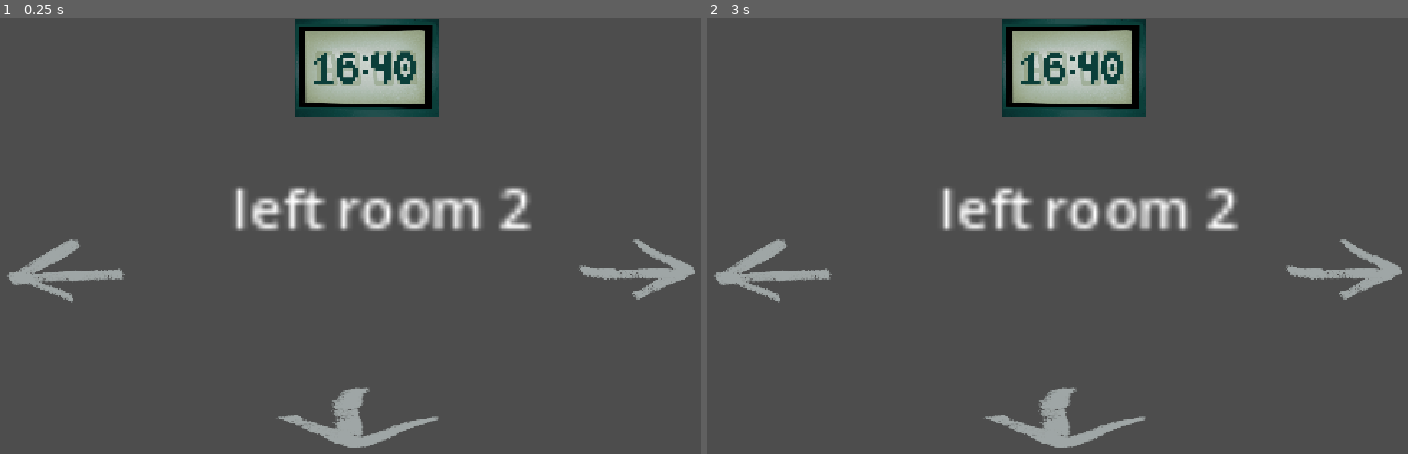
Above: before the commit, frames 1-2 (left to right).
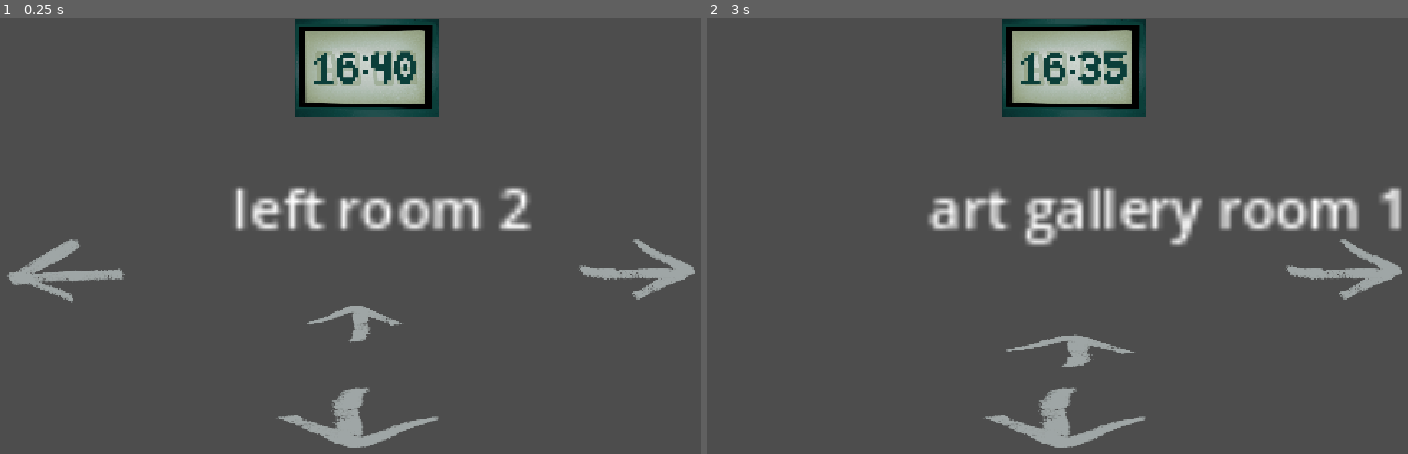
Above: after the commit, the same moments.

Repository: SillyBilly223/CountDownGameJamFUCK
Game: Godot game, scene res://rooms/floor2/left_room_2.tscn
Same seed, same stepped clock (60 frames per second), same inputs: the game is played once before the commit and once after it. The project has no main scene, so this scene is started directly.
Inputs (mouse positions are in pixels of both pictures, inside the frame that each line leads up to):
- Up to frame 1 (0.25 s): no input
- Up to frame 2 (3 s): tap Enter at 0.5, 2 s; move the mouse to (1246, 218) at 0.52 s; click (1246, 218) at 0.67 s; tap Space at 1.25, 2.75 s; move the mouse to (917, 266) at 1.27 s; click (917, 266) at 1.42 s; move the mouse to (1155, 144) at 2.02 s; click (1155, 144) at 2.17 s; move the mouse to (1036, 331) at 2.77 s; click (1036, 331) at 2.92 s

The runs differ from the first frame. In frame 1, 0.3% of the frame differs, in the area x 43-58%, y 66-75%; in frame 2, 5.4%, in the area x 0-100%, y 7-81%.

Commit message:
ok the building map is done.

Diff:
--- /dev/null
+++ b/count-down-game-jam-yay/rooms/basement/basement_entrance.tscn
@@ -0,0 +1,37 @@
+[gd_scene format=3 uid="uid://c481jk0hff0bm"]
+
+[ext_resource type="PackedScene" uid="uid://dfe4wu4a313xn" path="res://icons/main_timer.tscn" id="1_38ysc"]
+[ext_resource type="PackedScene" uid="uid://ba37cdfuc5bvv" path="res://icons/right_arrow.tscn" id="2_rekji"]
+
+[node name="MainRoom" type="Node2D" unique_id=1544991076]
+
+[node name="MainTimer" parent="." unique_id=81778749 instance=ExtResource("1_38ysc")]
+position = Vector2(620, 111)
+lock_to_top_center = true
+
+[node name="LeftRoomArrow5" parent="." unique_id=805106808 instance=ExtResource("2_rekji")]
+position = Vector2(583.99994, 590)
+rotation = 1.5420411
+scale = Vector2(0.39943233, 2.7257166)
+Scene = "res://rooms/basement/storage_room.tscn"
+
+[node name="LeftRoomArrow2" parent="." unique_id=201403606 instance=ExtResource("2_rekji")]
+position = Vector2(610.9998, 293)
+rotation = -1.5636225
+Scene = "res://rooms/floor1/dining_room.tscn"
+
+[node name="Label" type="Label" parent="." unique_id=1049603567]
+anchors_preset = 8
+anchor_left = 0.5
+anchor_top = 0.5
+anchor_right = 0.5
+anchor_bottom = 0.5
+offset_left = 140.0
+offset_top = 301.0
+offset_right = 247.99998
+offset_bottom = 350.0
+grow_horizontal = 2
+grow_vertical = 2
+scale = Vector2(5, 5)
+text = "basement
+entrance"
--- /dev/null
+++ b/count-down-game-jam-yay/rooms/basement/freezer.tscn
@@ -0,0 +1,36 @@
+[gd_scene format=3 uid="uid://cwisar002dox1"]
+
+[ext_resource type="PackedScene" uid="uid://dfe4wu4a313xn" path="res://icons/main_timer.tscn" id="1_un4x8"]
+[ext_resource type="PackedScene" uid="uid://ba37cdfuc5bvv" path="res://icons/right_arrow.tscn" id="2_gpg52"]
+[ext_resource type="PackedScene" uid="uid://bymfbvudukrkv" path="res://icons/left_arrow.tscn" id="3_gpg52"]
+
+[node name="MainRoom" type="Node2D" unique_id=1544991076]
+
+[node name="MainTimer" parent="." unique_id=81778749 instance=ExtResource("1_un4x8")]
+position = Vector2(620, 111)
+lock_to_top_center = true
+
+[node name="LeftRoomArrow5" parent="." unique_id=805106808 instance=ExtResource("2_gpg52")]
+position = Vector2(583.99994, 590)
+rotation = 1.5420411
+scale = Vector2(0.39943233, 2.7257166)
+Scene = "res://rooms/basement/storage_room.tscn"
+
+[node name="Label" type="Label" parent="." unique_id=1049603567]
+anchors_preset = 8
+anchor_left = 0.5
+anchor_top = 0.5
+anchor_right = 0.5
+anchor_bottom = 0.5
+offset_left = 457.99997
+offset_top = 313.00003
+offset_right = 565.99994
+offset_bottom = 362.00003
+grow_horizontal = 2
+grow_vertical = 2
+scale = Vector2(5, 5)
+text = "freezer"
+
+[node name="LeftRoomArrow" parent="." unique_id=626279613 instance=ExtResource("3_gpg52")]
+position = Vector2(149, 299)
+Scene = "res://rooms/floor2/left_room_3.tscn"
--- /dev/null
+++ b/count-down-game-jam-yay/rooms/basement/graveyard.tscn
@@ -0,0 +1,36 @@
+[gd_scene format=3 uid="uid://xlms20duiog3"]
+
+[ext_resource type="PackedScene" uid="uid://dfe4wu4a313xn" path="res://icons/main_timer.tscn" id="1_15cqk"]
+[ext_resource type="PackedScene" uid="uid://ba37cdfuc5bvv" path="res://icons/right_arrow.tscn" id="2_0ayw7"]
+[ext_resource type="PackedScene" uid="uid://bymfbvudukrkv" path="res://icons/left_arrow.tscn" id="3_0ayw7"]
+
+[node name="MainRoom" type="Node2D" unique_id=1544991076]
+
+[node name="MainTimer" parent="." unique_id=81778749 instance=ExtResource("1_15cqk")]
+position = Vector2(620, 111)
+lock_to_top_center = true
+
+[node name="LeftRoomArrow5" parent="." unique_id=805106808 instance=ExtResource("2_0ayw7")]
+position = Vector2(583.99994, 590)
+rotation = 1.5420411
+scale = Vector2(0.39943233, 2.7257166)
+Scene = "res://rooms/basement/storage_room.tscn"
+
+[node name="Label" type="Label" parent="." unique_id=1049603567]
+anchors_preset = 8
+anchor_left = 0.5
+anchor_top = 0.5
+anchor_right = 0.5
+anchor_bottom = 0.5
+offset_left = 381.0
+offset_top = 295.00003
+offset_right = 489.0
+offset_bottom = 344.00003
+grow_horizontal = 2
+grow_vertical = 2
+scale = Vector2(5, 5)
+text = "graveyard"
+
+[node name="LeftRoomArrow" parent="." unique_id=626279613 instance=ExtResource("3_0ayw7")]
+position = Vector2(136, 304)
+Scene = "res://rooms/basement/restaurant.tscn"
--- /dev/null
+++ b/count-down-game-jam-yay/rooms/basement/restaurant.tscn
@@ -0,0 +1,31 @@
+[gd_scene format=3 uid="uid://br8purvjtmkx6"]
+
+[ext_resource type="PackedScene" uid="uid://dfe4wu4a313xn" path="res://icons/main_timer.tscn" id="1_6uep4"]
+[ext_resource type="PackedScene" uid="uid://ba37cdfuc5bvv" path="res://icons/right_arrow.tscn" id="2_nip5i"]
+
+[node name="MainRoom" type="Node2D" unique_id=1544991076]
+
+[node name="MainTimer" parent="." unique_id=81778749 instance=ExtResource("1_6uep4")]
+position = Vector2(620, 111)
+lock_to_top_center = true
+
+[node name="LeftRoomArrow5" parent="." unique_id=805106808 instance=ExtResource("2_nip5i")]
+position = Vector2(583.99994, 590)
+rotation = 1.5420411
+scale = Vector2(0.39943233, 2.7257166)
+Scene = "res://rooms/basement/graveyard.tscn"
+
+[node name="Label" type="Label" parent="." unique_id=1049603567]
+anchors_preset = 8
+anchor_left = 0.5
+anchor_top = 0.5
+anchor_right = 0.5
+anchor_bottom = 0.5
+offset_left = 381.0
+offset_top = 295.00003
+offset_right = 489.0
+offset_bottom = 344.00003
+grow_horizontal = 2
+grow_vertical = 2
+scale = Vector2(5, 5)
+text = "restaurant"
--- /dev/null
+++ b/count-down-game-jam-yay/rooms/basement/storage_room.tscn
@@ -0,0 +1,51 @@
+[gd_scene format=3 uid="uid://dy7ssxk82bmc0"]
+
+[ext_resource type="PackedScene" uid="uid://dfe4wu4a313xn" path="res://icons/main_timer.tscn" id="1_87kde"]
+[ext_resource type="PackedScene" uid="uid://ba37cdfuc5bvv" path="res://icons/right_arrow.tscn" id="2_tfybm"]
+[ext_resource type="PackedScene" uid="uid://bymfbvudukrkv" path="res://icons/left_arrow.tscn" id="3_tfybm"]
+
+[node name="MainRoom" type="Node2D" unique_id=1544991076]
+
+[node name="MainTimer" parent="." unique_id=81778749 instance=ExtResource("1_87kde")]
+position = Vector2(620, 111)
+lock_to_top_center = true
+
+[node name="LeftRoomArrow5" parent="." unique_id=805106808 instance=ExtResource("2_tfybm")]
+position = Vector2(583.99994, 590)
+rotation = 1.5420411
+scale = Vector2(0.39943233, 2.7257166)
+Scene = "res://rooms/basement/basement_entrance.tscn"
+
+[node name="Label" type="Label" parent="." unique_id=1049603567]
+anchors_preset = 8
+anchor_left = 0.5
+anchor_top = 0.5
+anchor_right = 0.5
+anchor_bottom = 0.5
+offset_left = 140.0
+offset_top = 301.0
+offset_right = 247.99998
+offset_bottom = 350.0
+grow_horizontal = 2
+grow_vertical = 2
+scale = Vector2(5, 5)
+text = "storage room
+(has generator)"
+
+[node name="LeftRoomArrow" parent="." unique_id=626279613 instance=ExtResource("3_tfybm")]
+position = Vector2(83, 566)
+Scene = "res://rooms/basement/graveyard.tscn"
+
+[node name="LeftRoomArrow2" parent="." unique_id=1133632710 instance=ExtResource("3_tfybm")]
+position = Vector2(135, 295)
+rotation = 1.5608883
+scale = Vector2(0.43252546, 1.45488)
+Scene = "res://rooms/vents/vents.tscn"
+
+[node name="RightRoomArrow" parent="." unique_id=1266668413 instance=ExtResource("2_tfybm")]
+position = Vector2(1011, 512)
+Scene = "res://rooms/floor2/giant_garden.tscn"
+
+[node name="RightRoomArrow2" parent="." unique_id=1070957126 instance=ExtResource("2_tfybm")]
+position = Vector2(900, 369)
+Scene = "res://rooms/basement/freezer.tscn"
--- a/count-down-game-jam-yay/rooms/floor1/dining_room.tscn
+++ b/count-down-game-jam-yay/rooms/floor1/dining_room.tscn
@@ -12,6 +12,7 @@
 
 [node name="LeftRoomArrow" parent="." unique_id=626279613 instance=ExtResource("2_frekr")]
 position = Vector2(1039, 520)
+Scene = "res://rooms/basement/basement_entrance.tscn"
 
 [node name="LeftRoomArrow5" parent="." unique_id=805106808 instance=ExtResource("2_frekr")]
 position = Vector2(939, 309)
--- /dev/null
+++ b/count-down-game-jam-yay/rooms/floor2/art_gallery_1.tscn
@@ -0,0 +1,42 @@
+[gd_scene format=3 uid="uid://ceod2b1ebfejq"]
+
+[ext_resource type="PackedScene" uid="uid://dfe4wu4a313xn" path="res://icons/main_timer.tscn" id="1_825xp"]
+[ext_resource type="PackedScene" uid="uid://ba37cdfuc5bvv" path="res://icons/right_arrow.tscn" id="2_8chob"]
+
+[node name="MainRoom" type="Node2D" unique_id=1544991076]
+
+[node name="MainTimer" parent="." unique_id=81778749 instance=ExtResource("1_825xp")]
+position = Vector2(620, 111)
+lock_to_top_center = true
+
+[node name="Label" type="Label" parent="." unique_id=1049603567]
+anchors_preset = 8
+anchor_left = 0.5
+anchor_top = 0.5
+anchor_right = 0.5
+anchor_bottom = 0.5
+offset_left = 381.0
+offset_top = 214.00003
+offset_right = 489.0
+offset_bottom = 263.00003
+grow_horizontal = 2
+grow_vertical = 2
+scale = Vector2(5, 5)
+text = "art gallery room 1
+"
+
+[node name="RightRoomArrow" parent="." unique_id=260532681 instance=ExtResource("2_8chob")]
+position = Vector2(969, 371)
+Scene = "res://rooms/floor2/left_room_2.tscn"
+
+[node name="RightRoomArrow2" parent="." unique_id=1938193100 instance=ExtResource("2_8chob")]
+position = Vector2(540.99994, 577.99994)
+rotation = 1.5791299
+scale = Vector2(0.51934946, 2.6809409)
+Scene = "res://rooms/floor2/art_gallery_2.tscn"
+
+[node name="RightRoomArrow3" parent="." unique_id=626279613 instance=ExtResource("2_8chob")]
+position = Vector2(589, 479)
+rotation = -1.5529816
+scale = Vector2(0.2793879, 2.1610227)
+Scene = "res://rooms/floor2/art_gallery_2.tscn"
--- /dev/null
+++ b/count-down-game-jam-yay/rooms/floor2/art_gallery_2.tscn
@@ -0,0 +1,38 @@
+[gd_scene format=3 uid="uid://diitepfp78tfk"]
+
+[ext_resource type="PackedScene" uid="uid://dfe4wu4a313xn" path="res://icons/main_timer.tscn" id="1_jrknm"]
+[ext_resource type="PackedScene" uid="uid://ba37cdfuc5bvv" path="res://icons/right_arrow.tscn" id="2_b3f4g"]
+
+[node name="MainRoom" type="Node2D" unique_id=1544991076]
+
+[node name="MainTimer" parent="." unique_id=81778749 instance=ExtResource("1_jrknm")]
+position = Vector2(620, 111)
+lock_to_top_center = true
+
+[node name="Label" type="Label" parent="." unique_id=1049603567]
+anchors_preset = 8
+anchor_left = 0.5
+anchor_top = 0.5
+anchor_right = 0.5
+anchor_bottom = 0.5
+offset_left = 381.0
+offset_top = 214.00003
+offset_right = 489.0
+offset_bottom = 263.00003
+grow_horizontal = 2
+grow_vertical = 2
+scale = Vector2(5, 5)
+text = "art gallery room 2
+"
+
+[node name="RightRoomArrow2" parent="." unique_id=1938193100 instance=ExtResource("2_b3f4g")]
+position = Vector2(540.99994, 577.99994)
+rotation = 1.5791299
+scale = Vector2(0.51934946, 2.6809409)
+Scene = "res://rooms/floor2/art_gallery_1.tscn"
+
+[node name="RightRoomArrow3" parent="." unique_id=626279613 instance=ExtResource("2_b3f4g")]
+position = Vector2(575.99994, 469.99994)
+rotation = -1.5494006
+scale = Vector2(0.3976661, 1.9611057)
+Scene = "res://rooms/floor2/art_gallery_1.tscn"
--- /dev/null
+++ b/count-down-game-jam-yay/rooms/floor2/balcony.tscn
@@ -0,0 +1,36 @@
+[gd_scene format=3 uid="uid://bu0pvc5lwaxir"]
+
+[ext_resource type="PackedScene" uid="uid://dfe4wu4a313xn" path="res://icons/main_timer.tscn" id="1_tftx0"]
+[ext_resource type="PackedScene" uid="uid://bymfbvudukrkv" path="res://icons/left_arrow.tscn" id="2_kfib2"]
+[ext_resource type="PackedScene" uid="uid://ba37cdfuc5bvv" path="res://icons/right_arrow.tscn" id="3_nmn78"]
+
+[node name="MainRoom" type="Node2D" unique_id=1544991076]
+
+[node name="MainTimer" parent="." unique_id=81778749 instance=ExtResource("1_tftx0")]
+position = Vector2(620, 111)
+lock_to_top_center = true
+
+[node name="Label" type="Label" parent="." unique_id=1049603567]
+anchors_preset = 8
+anchor_left = 0.5
+anchor_top = 0.5
+anchor_right = 0.5
+anchor_bottom = 0.5
+offset_left = 381.0
+offset_top = 214.00003
+offset_right = 489.0
+offset_bottom = 263.00003
+grow_horizontal = 2
+grow_vertical = 2
+scale = Vector2(5, 5)
+text = "balcony"
+
+[node name="LeftRoomArrow" parent="." unique_id=626279613 instance=ExtResource("2_kfib2")]
+position = Vector2(141, 374)
+Scene = "res://rooms/vents/vents.tscn"
+
+[node name="RightRoomArrow2" parent="." unique_id=1938193100 instance=ExtResource("3_nmn78")]
+position = Vector2(540.99994, 577.99994)
+rotation = 1.5791299
+scale = Vector2(0.51934946, 2.6809409)
+Scene = "res://rooms/floor2/right_room_3.tscn"
--- /dev/null
+++ b/count-down-game-jam-yay/rooms/floor2/giant_garden.tscn
@@ -0,0 +1,31 @@
+[gd_scene format=3 uid="uid://5hgpgdx42eki"]
+
+[ext_resource type="PackedScene" uid="uid://dfe4wu4a313xn" path="res://icons/main_timer.tscn" id="1_go12w"]
+[ext_resource type="PackedScene" uid="uid://ba37cdfuc5bvv" path="res://icons/right_arrow.tscn" id="3_xshhe"]
+
+[node name="MainRoom" type="Node2D" unique_id=1544991076]
+
+[node name="MainTimer" parent="." unique_id=81778749 instance=ExtResource("1_go12w")]
+position = Vector2(620, 111)
+lock_to_top_center = true
+
+[node name="Label" type="Label" parent="." unique_id=1049603567]
+anchors_preset = 8
+anchor_left = 0.5
+anchor_top = 0.5
+anchor_right = 0.5
+anchor_bottom = 0.5
+offset_left = 381.0
+offset_top = 214.00003
+offset_right = 489.0
+offset_bottom = 263.00003
+grow_horizontal = 2
+grow_vertical = 2
+scale = Vector2(5, 5)
+text = "giant garden"
+
+[node name="RightRoomArrow2" parent="." unique_id=1938193100 instance=ExtResource("3_xshhe")]
+position = Vector2(540.99994, 577.99994)
+rotation = 1.5791299
+scale = Vector2(0.51934946, 2.6809409)
+Scene = "res://rooms/floor2/right_room_2.tscn"
--- a/count-down-game-jam-yay/rooms/floor2/left_room_2.tscn
+++ b/count-down-game-jam-yay/rooms/floor2/left_room_2.tscn
@@ -38,3 +38,9 @@
 rotation = 1.5791299
 scale = Vector2(0.51934946, 2.6809409)
 Scene = "res://rooms/floor2/left_hall.tscn"
+
+[node name="RightRoomArrow3" parent="." unique_id=2093597969 instance=ExtResource("3_5cm21")]
+position = Vector2(571.99994, 438.99997)
+rotation = 4.718503
+scale = Vector2(0.31862068, 1.6012045)
+Scene = "res://rooms/floor2/art_gallery_1.tscn"
--- a/count-down-game-jam-yay/rooms/floor2/left_room_3.tscn
+++ b/count-down-game-jam-yay/rooms/floor2/left_room_3.tscn
@@ -39,3 +39,9 @@
 rotation = 1.5791299
 scale = Vector2(0.51934946, 2.6809409)
 Scene = "res://rooms/floor2/left_hall.tscn"
+
+[node name="RightRoomArrow3" parent="." unique_id=655080691 instance=ExtResource("3_7lfgs")]
+position = Vector2(578, 466.99997)
+rotation = 4.7156243
+scale = Vector2(0.4122859, 2.2894423)
+Scene = "res://rooms/basement/freezer.tscn"
--- a/count-down-game-jam-yay/rooms/floor2/right_room_1.tscn
+++ b/count-down-game-jam-yay/rooms/floor2/right_room_1.tscn
@@ -16,14 +16,15 @@
 anchor_top = 0.5
 anchor_right = 0.5
 anchor_bottom = 0.5
-offset_left = 381.0
-offset_top = 214.00003
-offset_right = 489.0
-offset_bottom = 263.00003
+offset_left = 348.00003
+offset_top = 192.0
+offset_right = 456.00003
+offset_bottom = 241.0
 grow_horizontal = 2
 grow_vertical = 2
 scale = Vector2(5, 5)
-text = "right room 1"
+text = "completely
+dark room"
 
 [node name="LeftRoomArrow" parent="." unique_id=626279613 instance=ExtResource("2_mkrhp")]
 position = Vector2(141, 374)
@@ -38,3 +39,9 @@
 rotation = 1.5791299
 scale = Vector2(0.51934946, 2.6809409)
 Scene = "res://rooms/floor2/right_hall.tscn"
+
+[node name="RightRoomArrow3" parent="." unique_id=1526111051 instance=ExtResource("3_y26y6")]
+position = Vector2(571, 483)
+rotation = -1.5444713
+scale = Vector2(0.40201584, 1.7258416)
+Scene = "res://rooms/vents/vents.tscn"
--- a/count-down-game-jam-yay/rooms/floor2/right_room_2.tscn
+++ b/count-down-game-jam-yay/rooms/floor2/right_room_2.tscn
@@ -39,3 +39,9 @@
 rotation = 1.5791299
 scale = Vector2(0.51934946, 2.6809409)
 Scene = "res://rooms/floor2/right_hall.tscn"
+
+[node name="RightRoomArrow3" parent="." unique_id=1527245402 instance=ExtResource("3_7kb0r")]
+position = Vector2(566.99994, 475)
+rotation = 4.692611
+scale = Vector2(0.38315904, 1.9976367)
+Scene = "res://rooms/floor2/giant_garden.tscn"
--- a/count-down-game-jam-yay/rooms/floor2/right_room_3.tscn
+++ b/count-down-game-jam-yay/rooms/floor2/right_room_3.tscn
@@ -38,3 +38,9 @@
 rotation = 1.5791299
 scale = Vector2(0.51934946, 2.6809409)
 Scene = "res://rooms/floor2/right_hall.tscn"
+
+[node name="RightRoomArrow3" parent="." unique_id=49577680 instance=ExtResource("3_mv0ba")]
+position = Vector2(570.99994, 480)
+rotation = 4.708846
+scale = Vector2(0.35921568, 1.9646848)
+Scene = "res://rooms/floor2/balcony.tscn"
--- /dev/null
+++ b/count-down-game-jam-yay/rooms/floor3/floor_3_room.tscn
@@ -0,0 +1,42 @@
+[gd_scene format=3 uid="uid://clhkl56o2f1ao"]
+
+[ext_resource type="PackedScene" uid="uid://dfe4wu4a313xn" path="res://icons/main_timer.tscn" id="1_33f2f"]
+[ext_resource type="PackedScene" uid="uid://bymfbvudukrkv" path="res://icons/left_arrow.tscn" id="2_dj7lg"]
+[ext_resource type="PackedScene" uid="uid://ba37cdfuc5bvv" path="res://icons/right_arrow.tscn" id="3_oey2c"]
+
+[node name="MainRoom" type="Node2D" unique_id=1544991076]
+
+[node name="MainTimer" parent="." unique_id=81778749 instance=ExtResource("1_33f2f")]
+position = Vector2(620, 111)
+lock_to_top_center = true
+
+[node name="Label" type="Label" parent="." unique_id=1049603567]
+anchors_preset = 8
+anchor_left = 0.5
+anchor_top = 0.5
+anchor_right = 0.5
+anchor_bottom = 0.5
+offset_left = 381.0
+offset_top = 214.00003
+offset_right = 489.0
+offset_bottom = 263.00003
+grow_horizontal = 2
+grow_vertical = 2
+scale = Vector2(5, 5)
+text = "floor 3"
+
+[node name="LeftRoomArrow" parent="." unique_id=626279613 instance=ExtResource("2_dj7lg")]
+position = Vector2(118, 481)
+Scene = "res://rooms/vents/vents.tscn"
+
+[node name="RightRoomArrow2" parent="." unique_id=1938193100 instance=ExtResource("3_oey2c")]
+position = Vector2(540.99994, 577.99994)
+rotation = 1.5791299
+scale = Vector2(0.51934946, 2.6809409)
+Scene = "res://rooms/floor3/patio.tscn"
+
+[node name="RightRoomArrow3" parent="." unique_id=2093597969 instance=ExtResource("3_oey2c")]
+position = Vector2(575, 359)
+rotation = 4.718503
+scale = Vector2(0.31862068, 1.6012045)
+Scene = "res://rooms/floor3/observatory.tscn"
--- /dev/null
+++ b/count-down-game-jam-yay/rooms/floor3/observatory.tscn
@@ -0,0 +1,35 @@
+[gd_scene format=3 uid="uid://c2xsbmnwga1dm"]
+
+[ext_resource type="PackedScene" uid="uid://dfe4wu4a313xn" path="res://icons/main_timer.tscn" id="1_4djkc"]
+[ext_resource type="PackedScene" uid="uid://ba37cdfuc5bvv" path="res://icons/right_arrow.tscn" id="3_175wx"]
+
+[node name="MainRoom" type="Node2D" unique_id=1544991076]
+
+[node name="MainTimer" parent="." unique_id=81778749 instance=ExtResource("1_4djkc")]
+position = Vector2(620, 111)
+lock_to_top_center = true
+
+[node name="Label" type="Label" parent="." unique_id=1049603567]
+anchors_preset = 8
+anchor_left = 0.5
+anchor_top = 0.5
+anchor_right = 0.5
+anchor_bottom = 0.5
+offset_left = 328.00003
+offset_top = 260.0
+offset_right = 436.00003
+offset_bottom = 309.0
+grow_horizontal = 2
+grow_vertical = 2
+scale = Vector2(5, 5)
+text = "observatory"
+
+[node name="RightRoomArrow2" parent="." unique_id=1938193100 instance=ExtResource("3_175wx")]
+position = Vector2(540.99994, 577.99994)
+rotation = 1.5791299
+scale = Vector2(0.51934946, 2.6809409)
+Scene = "res://rooms/floor3/floor_3_room.tscn"
+
+[node name="RightRoomArrow" parent="." unique_id=626279613 instance=ExtResource("3_175wx")]
+position = Vector2(1004, 444)
+Scene = "res://rooms/floor1/kitchen_bathroom.tscn"
--- /dev/null
+++ b/count-down-game-jam-yay/rooms/floor3/patio.tscn
@@ -0,0 +1,32 @@
+[gd_scene format=3 uid="uid://br5740lr0cwmu"]
+
+[ext_resource type="PackedScene" uid="uid://dfe4wu4a313xn" path="res://icons/main_timer.tscn" id="1_7p1sd"]
+[ext_resource type="PackedScene" uid="uid://ba37cdfuc5bvv" path="res://icons/right_arrow.tscn" id="3_ep8ej"]
+
+[node name="MainRoom" type="Node2D" unique_id=1544991076]
+
+[node name="MainTimer" parent="." unique_id=81778749 instance=ExtResource("1_7p1sd")]
+position = Vector2(620, 111)
+lock_to_top_center = true
+
+[node name="Label" type="Label" parent="." unique_id=1049603567]
+anchors_preset = 8
+anchor_left = 0.5
+anchor_top = 0.5
+anchor_right = 0.5
+anchor_bottom = 0.5
+offset_left = 381.0
+offset_top = 214.00003
+offset_right = 489.0
+offset_bottom = 263.00003
+grow_horizontal = 2
+grow_vertical = 2
+scale = Vector2(5, 5)
+text = "beachside
+patio"
+
+[node name="RightRoomArrow2" parent="." unique_id=1938193100 instance=ExtResource("3_ep8ej")]
+position = Vector2(540.99994, 577.99994)
+rotation = 1.5791299
+scale = Vector2(0.51934946, 2.6809409)
+Scene = "res://rooms/floor3/floor_3_room.tscn"
--- a/count-down-game-jam-yay/rooms/vents/vents.tscn
+++ b/count-down-game-jam-yay/rooms/vents/vents.tscn
@@ -12,9 +12,11 @@
 
 [node name="LeftRoomArrow" parent="." unique_id=626279613 instance=ExtResource("2_kyop4")]
 position = Vector2(738, 560)
+Scene = "res://rooms/basement/storage_room.tscn"
 
 [node name="LeftRoomArrow2" parent="." unique_id=1319113180 instance=ExtResource("2_kyop4")]
 position = Vector2(989, 373)
+Scene = "res://rooms/floor3/floor_3_room.tscn"
 
 [node name="LeftRoomArrow5" parent="." unique_id=1219429238 instance=ExtResource("2_kyop4")]
 position = Vector2(818.99994, 194)
@@ -24,6 +26,7 @@
 [node name="LeftRoomArrow6" parent="." unique_id=1160833779 instance=ExtResource("2_kyop4")]
 position = Vector2(579.00006, 279)
 rotation = -4.734145
+Scene = "res://rooms/floor2/balcony.tscn"
 
 [node name="Label" type="Label" parent="." unique_id=1049603567]
 anchors_preset = 8
@@ -46,3 +49,4 @@
 
 [node name="LeftRoomArrow4" parent="." unique_id=195931009 instance=ExtResource("3_mx73j")]
 position = Vector2(203, 243)
+Scene = "res://rooms/floor2/right_room_1.tscn"
